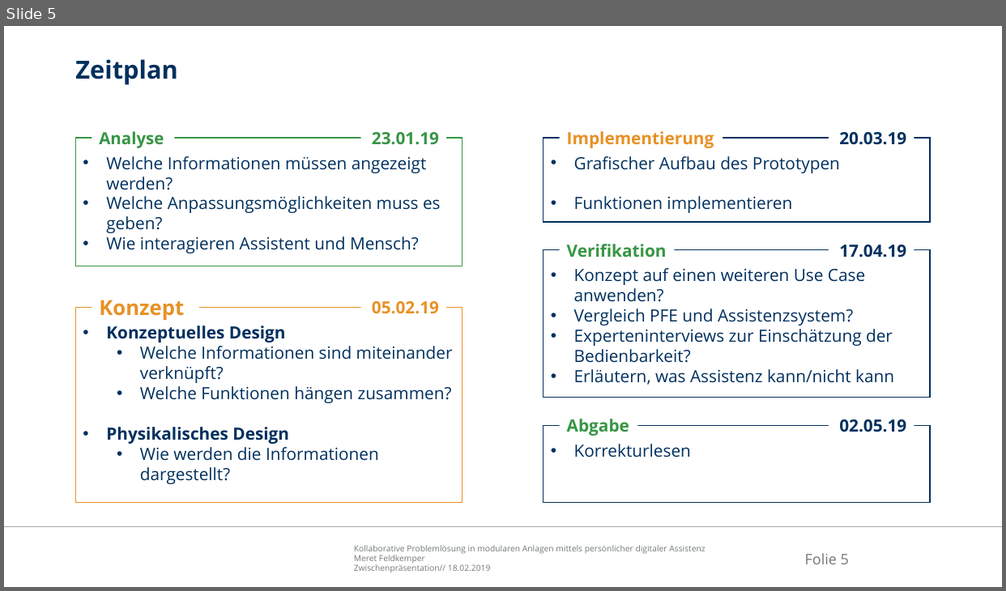
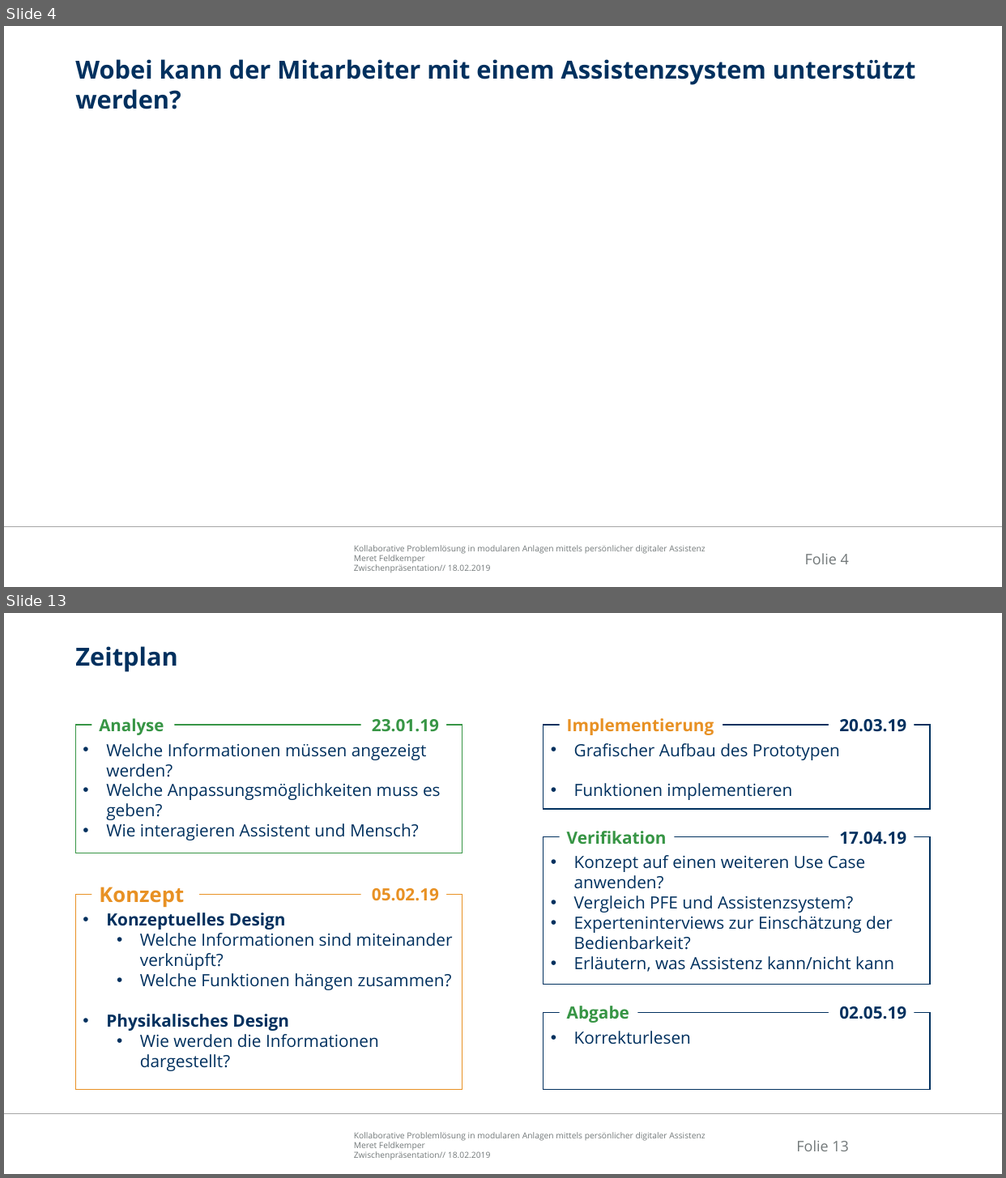
Before and after one commit to Ral3007/Diplomarbeit, a slide deck: Dokumente/Präsentationen/2019-04-29_DA_Feldkemper_Probeverteidigung.pptx. Shown one above the other, each under a label of ours: slide 5 before the commit, slides 4 and 13 after it; the slides between them are not shown. The pictures are 1006x591 and 1006x1178 pixels, drawn with LibreOffice and Linux fonts; fonts in the diff are those of the drawing; background and template pictures are left out. Boxes give left, top, right and bottom in pixels: in the first picture for what was removed or moved away, otherwise in the second. Text is boxed around its words. In the diff, an @@ line names an element or a change of style, - is before the commit and + after.

```diff
--- a/Dokumente/Präsentationen/2019-04-29_DA_Feldkemper_Probeverteidigung.pptx
+++ b/Dokumente/Präsentationen/2019-04-29_DA_Feldkemper_Probeverteidigung.pptx
@@ slide 4 added at [4, 26, 1002, 587], background #FFFFFF; not listed: 3 template elements that a slide beside it also shows @@
@@ title added at [75, 59, 916, 109], 24 pt, text #00305E, bold @@
+Wobei kann der Mitarbeiter mit einem Assistenzsystem unterstützt werden?
@@ what was slide 5 is now slide 13 @@
@@ page number at [796, 1140, 849, 1152]: text changed @@
-Folie 5
+Folie 13
```
Also in this commit, not shown: 1 slide changed, 9 other slides added, 1 other file.
